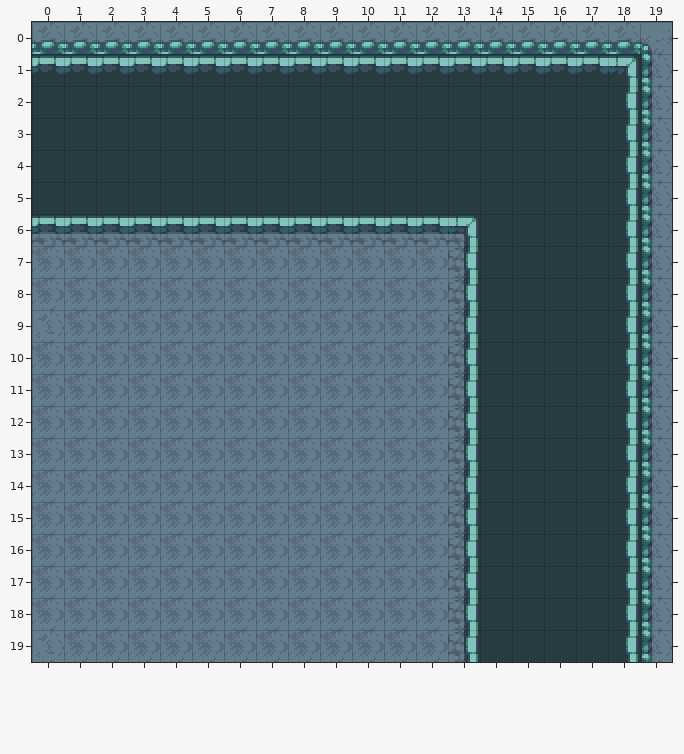
Two states of a Tiled map (JSON), assets/sea/map/4-1.json. Above is the file before it was changed.
Cells are 16x16 px. Shown: x 0..19, y 0..19.
The result:
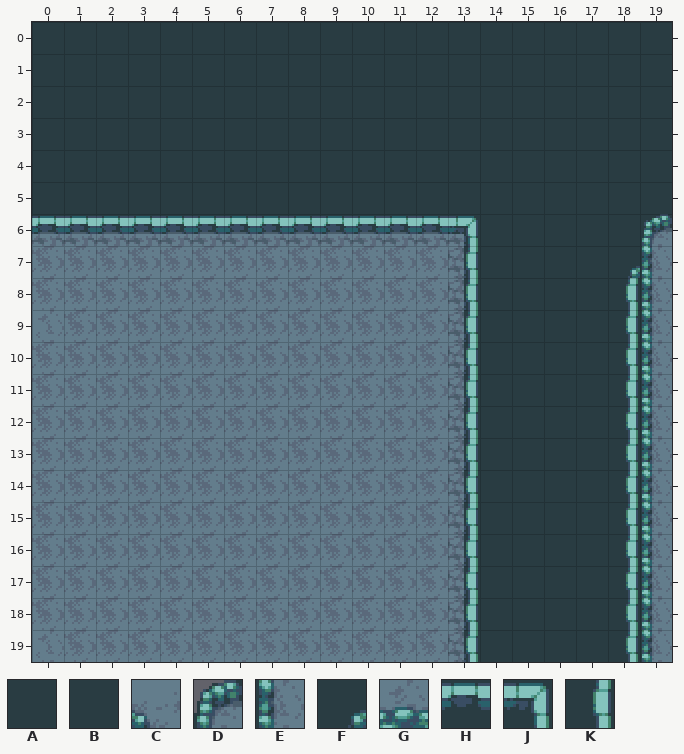
Key: from "Collisions": A 0, B 32; from "Ground": C 30, D 32, E 40, F 47, G 49, H 76, J 77, K 85.
_ is an empty cell.
See-through tiles are keyed as they look on the map.
Difference:
{"where": "layer \"Ground\""}
{"y":0,"x":0,"old":"GGGGGGGGGGGGGGGGGGGC","new":"____________________"}
{"y":1,"x":0,"old":"HHHHHHHHHHHHHHHHHHJE","new":"____________________"}
{"y":2,"x":18,"old":"KE","new":"__"}
{"y":3,"x":18,"old":"KE","new":"__"}
{"y":4,"x":18,"old":"KE","new":"__"}
{"y":5,"x":18,"old":"KE","new":"__"}
{"y":6,"x":18,"old":"KE","new":"_D"}
{"y":7,"x":18,"old":"K","new":"F"}
{"where": "layer \"Collisions\""}
{"y":1,"x":0,"old":"BBBBBBBBBBBBBBBBBBB","new":"AAAAAAAAAAAAAAAAAAA"}
{"y":2,"x":18,"old":"B","new":"A"}
{"y":3,"x":18,"old":"B","new":"A"}
{"y":4,"x":18,"old":"B","new":"A"}
{"y":5,"x":19,"old":"A","new":"B"}
{"label":"changed","picture_box":[32,22,672,278]}
